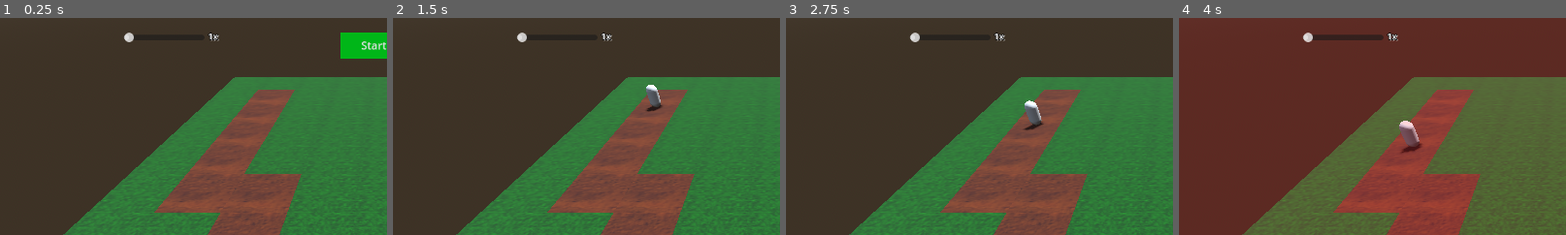
Above: before the commit, frames 1-4 (left to right).
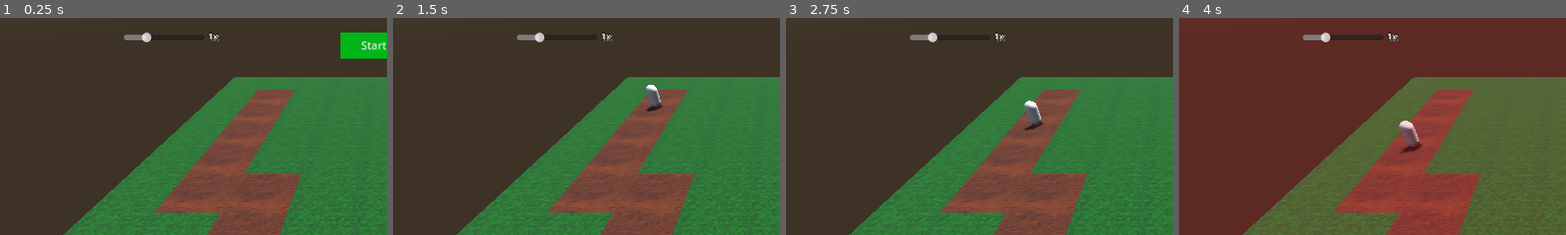
Above: after the commit, the same moments.

Repository: SirRight12/Godot-Tower-Defense
Game: Godot game, scene res://world2.tscn
Same seed, same stepped clock (60 frames per second), same inputs: the game is played once before the commit and once after it. This scene is started directly instead of the project's main scene.
Inputs (mouse positions are % of the whole screen's width and height, from its top left):
- Up to frame 1 (0.25 s): no input
- Up to frame 2 (1.5 s): click "Start" at 0.5 s; move the mouse to (72, 45) at 1.27 s; click (72, 45) at 1.35 s
- Up to frame 3 (2.75 s): move the mouse to (30, 55) at 2.02 s; right-click (30, 55) at 2.1 s; click (30, 55) at 2.17 s
- Up to frame 4 (4 s): move the mouse to (60, 28) at 2.77 s; tap 1 (select1) at 2.85 s; click (60, 28) at 2.92 s; move the mouse to (45, 70) at 3.52 s; tap 2 (select2) at 3.6 s; click (45, 70) at 3.67 s
The pictures show only the part of the screen within x 0-50%, y 0-50%; the shares and areas given below are measured in that part.

The runs differ from the first frame. In frame 1, 0.2% of the frame differs, in the area x 32-40%, y 6-12%; in frame 2, 0.2%; in frame 3, 0.2%; in frame 4, 0.2%.

Commit message:
FACTIONS UPDATE
Yet another update for a game no one asked for, factions have now been added as a feature that will give towers bonus stats (TODO 1. allow user to pick from all the factions 2. balancing(mercenary rly overpowered))
3. add functionality to range and income (too lazy rn)

Diff:
--- a/DamageTower.gd
+++ b/DamageTower.gd
@@ -28,12 +28,29 @@
 	return true
 func _shoot(_enemy):
 	pass
+func get_faction():
+	var faction_data = data.json_data['faction']
+	var faction = factions.get_faction(faction_data)
+	return faction
 func get_damage():
 # for messing around with buffs
 	var damage_changed = damage
+	var faction = get_faction()
+	print(damage_changed)
+	if faction["DN"]:
+		damage_changed = damage_changed - (damage_changed * faction['DB'])
+	else:
+		damage_changed = damage_changed * (1 + faction['DB'])
+	print(damage_changed)
 	return damage_changed
 func get_reload_time():
 # for messing around with buffs
 	var time_changed = reload_time
+	var faction = get_faction()
+	if faction['ASN']:
+		time_changed = time_changed * (1 + faction['ASB'])
+	else:
+		time_changed = time_changed - (time_changed * faction['ASB'])
+	#Should be final change to the variable
 	time_changed = scaler.div(time_changed)
 	return time_changed
--- a/DataManager.gd
+++ b/DataManager.gd
@@ -1,11 +1,6 @@
 extends Node
 class_name GameDataManager
-var json_data:Dictionary = JSON.parse_string(FileAccess.open("res://test.json",FileAccess.READ).get_as_text()):
-	set = write
-func set_read(_val):
-	var file = FileAccess.open("res://test.json",FileAccess.READ)
-	var data = file.get_as_text()
-	print(data)
+var json_data:Dictionary = JSON.parse_string(FileAccess.open("res://test.json",FileAccess.READ).get_as_text())
 func write(val):
 	json_data = val
 	print(val)
@@ -18,5 +13,4 @@
 	if !json_data['faction']:
 		json_data['faction'] = 'none'
 	#test (comment later)
-	json_data['faction'] = "mercenaries"
-	write(json_data)
+	#json_data['faction'] = "mercenaries"
--- /dev/null
+++ b/FactionManager.gd
@@ -0,0 +1,18 @@
+extends Node
+class_name FactionManager
+@export var factions:Array[FactionStats]
+var faction_stats = {}
+func get_faction(faction:String):
+	return faction_stats[faction]
+func _ready():
+	for x in len(factions):
+
+		var faction:FactionStats = factions[x]
+		faction_stats[faction.name] = {}
+		faction_stats[faction.name]['ASB'] = faction.attack_speed_boost
+		faction_stats[faction.name]['ASN'] = faction.AS_negative
+		faction_stats[faction.name]['DB'] = faction.damage_boost
+		faction_stats[faction.name]['DN'] = faction.D_negative
+		faction_stats[faction.name]['IB'] = faction.income_boost
+		faction_stats[faction.name]['IN'] = faction.I_negative
+	print(faction_stats)
--- /dev/null
+++ b/FactionStats.gd
@@ -0,0 +1,9 @@
+extends Resource
+class_name FactionStats
+@export var name:String = "Nothing lol"
+@export var attack_speed_boost = 0.0
+@export var AS_negative = false
+@export var damage_boost = 0.0
+@export var D_negative = false
+@export var income_boost = 0.0
+@export var I_negative = false
--- /dev/null
+++ b/Factions.tscn
@@ -0,0 +1,9 @@
+[gd_scene load_steps=4 format=3 uid="uid://bi5lbi7rd0omj"]
+
+[ext_resource type="Script" path="res://FactionManager.gd" id="1_67g20"]
+[ext_resource type="Resource" uid="uid://cnmtyau1ef1a2" path="res://mercenaries.tres" id="2_gmkxx"]
+[ext_resource type="Resource" uid="uid://dk3a0p0kmdquj" path="res://none.tres" id="3_0wo48"]
+
+[node name="FactionManager" type="Node"]
+script = ExtResource("1_67g20")
+factions = Array[Resource("res://FactionStats.gd")]([ExtResource("2_gmkxx"), ExtResource("3_0wo48")])
--- a/GameManager.gd
+++ b/GameManager.gd
@@ -1,25 +1,28 @@
 extends Node
 class_name GameManager
-enum MANAGERS{WAVE,BASE,TIMESCALE,EASY,REGISTRY,MONEY}
+enum MANAGERS{WAVE,BASE,TIMESCALE,REGISTRY,MONEY,DATA,FACTIONS}
 func request_manager(type:MANAGERS) -> Node:
 	match (type):
 		0:
 			#wave
-			return find_child("WaveManager")
+			return $WaveManager
 		1:
 			#base
-			return find_child("Base")
+			return $Base
 		2:
 			#timescale
-			return find_child("TimeScaleManager")
+			return $TimeScaleManager
 		3:
-			#easy mode
-			return find_child("Easy")
+			#Registry
+			return $TowerRegistry
 		4:
-			#Registry
-			return find_child("TowerRegistry")
+			#Money
+			return $MoneyManager
 		5:
-			#Money
-			return find_child("MoneyManager")
+			#Data
+			return $DataManager
+		6:
+			#Factions
+			return $FactionManager
 	# Default
 	return Node.new()
--- a/TimeScale.gd
+++ b/TimeScale.gd
@@ -1,8 +1,11 @@
 extends Node
 class_name TimeScale
-@export var time_scale:float = 1
+@export var time_scale:float = 1:
+	set = set_time_scale
+signal scale_changed()
 func set_time_scale(val):
 	time_scale = val
+	scale_changed.emit()
 func get_time_scale():
 	return time_scale
 func mult(val):
--- a/Tower.gd
+++ b/Tower.gd
@@ -13,6 +13,8 @@
 @onready var wave:WaveManager = game.request_manager(game.MANAGERS.WAVE)
 @onready var scaler:TimeScale = game.request_manager(game.MANAGERS.TIMESCALE)
 @onready var money:MoneyManager = game.request_manager(game.MANAGERS.MONEY)
+@onready var data:GameDataManager = game.request_manager(game.MANAGERS.DATA)
+@onready var factions:FactionManager = game.request_manager(game.MANAGERS.FACTIONS)
 var is_placeholder = false
 func range_changed(val):
 	tower_range = val
@@ -23,9 +25,13 @@
 	range_util.size = tower_range
 func _init():
 	assert(false,"Tower is an abstract class")
+func time_scale_change():
+	print("hello?")
+	entity.set_anim_speed(scaler.get_time_scale())
 func _ready():
 	entity.idle()
 	update_range()
+	scaler.scale_changed.connect(time_scale_change)
 	wave.beat_game.connect(dance)
 func dance():
 	entity.dance()
--- a/TowerAnimations.gd
+++ b/TowerAnimations.gd
@@ -10,3 +10,6 @@
 	idle()
 func dance():
 	player.play("Dance",1)
+func set_anim_speed(val):
+	print("new speed!")
+	player.speed_scale = val
--- /dev/null
+++ b/default_data.json
@@ -0,0 +1 @@
+{"faction":"none"}
--- a/game_manager.tscn
+++ b/game_manager.tscn
@@ -1,10 +1,11 @@
-[gd_scene load_steps=21 format=3 uid="uid://6i6yh1tiycmt"]
+[gd_scene load_steps=22 format=3 uid="uid://6i6yh1tiycmt"]
 
 [ext_resource type="Script" path="res://Base.gd" id="1_asqr1"]
 [ext_resource type="Script" path="res://GameManager.gd" id="1_er8mo"]
 [ext_resource type="Script" path="res://TimeScale.gd" id="2_r60f2"]
 [ext_resource type="Script" path="res://DataManager.gd" id="2_uny71"]
 [ext_resource type="Script" path="res://WaveManager.gd" id="3_sjgfr"]
+[ext_resource type="PackedScene" uid="uid://bi5lbi7rd0omj" path="res://Factions.tscn" id="4_cjto6"]
 [ext_resource type="PackedScene" uid="uid://db1xxjnsoxss6" path="res://basic.tscn" id="4_qnt7u"]
 [ext_resource type="Resource" uid="uid://b66jgycrpdtux" path="res://Debug.tres" id="5_8wvx5"]
 [ext_resource type="PackedScene" uid="uid://bwc1i6myddq0d" path="res://speedy.tscn" id="5_hsbw5"]
@@ -44,6 +45,8 @@
 max_hp = 100
 temp_shield = 5
 
+[node name="FactionManager" parent="." instance=ExtResource("4_cjto6")]
+
 [node name="TimeScaleManager" type="Node" parent="."]
 script = ExtResource("2_r60f2")
 
@@ -228,7 +231,6 @@
 offset_right = 120.0
 offset_bottom = 8.0
 grow_vertical = 2
-min_value = 1.0
 max_value = 4.0
 step = 0.1
 value = 1.0
--- /dev/null
+++ b/mercenaries.tres
@@ -0,0 +1,13 @@
+[gd_resource type="Resource" script_class="FactionStats" load_steps=2 format=3 uid="uid://cnmtyau1ef1a2"]
+
+[ext_resource type="Script" path="res://FactionStats.gd" id="1_hduae"]
+
+[resource]
+script = ExtResource("1_hduae")
+name = "mercenaries"
+attack_speed_boost = 0.5
+AS_negative = false
+damage_boost = 0.5
+D_negative = false
+income_boost = 0.1
+I_negative = true
--- /dev/null
+++ b/none.tres
@@ -0,0 +1,13 @@
+[gd_resource type="Resource" script_class="FactionStats" load_steps=2 format=3 uid="uid://dk3a0p0kmdquj"]
+
+[ext_resource type="Script" path="res://FactionStats.gd" id="1_3bycx"]
+
+[resource]
+script = ExtResource("1_3bycx")
+name = "none"
+attack_speed_boost = 0.0
+AS_negative = false
+damage_boost = 0.0
+D_negative = false
+income_boost = 0.0
+I_negative = false
--- a/test.json
+++ b/test.json
@@ -1 +1 @@
-{"faction":"mercenaries"}
+{"faction":"none"}
--- a/test_data_management.tscn
+++ /dev/null
@@ -1,6 +0,0 @@
-[gd_scene load_steps=2 format=3 uid="uid://dm0ldub5shksa"]
-
-[ext_resource type="Script" path="res://DataManager.gd" id="1_thov7"]
-
-[node name="DataManager" type="Node"]
-script = ExtResource("1_thov7")
Not shown: 4 places in tileset.tres that only renumber resources
Not shown, changed: todo.txt
